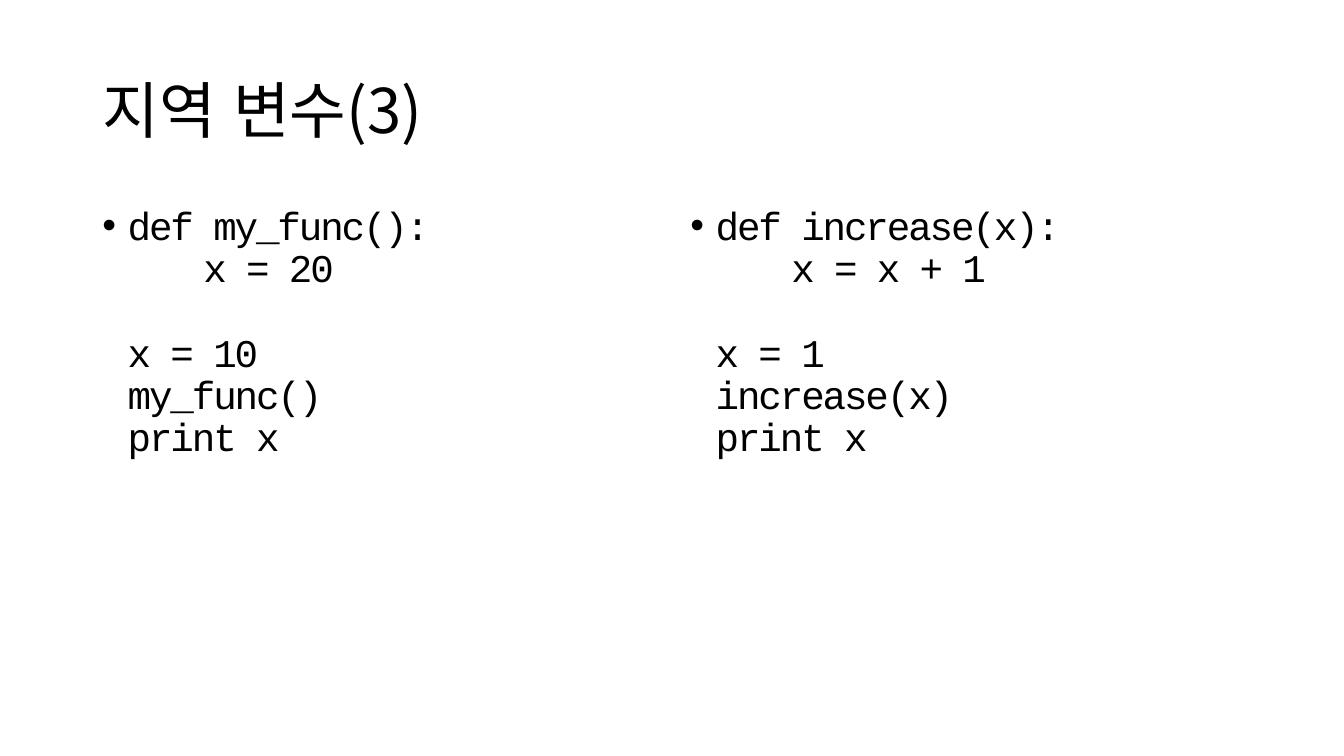
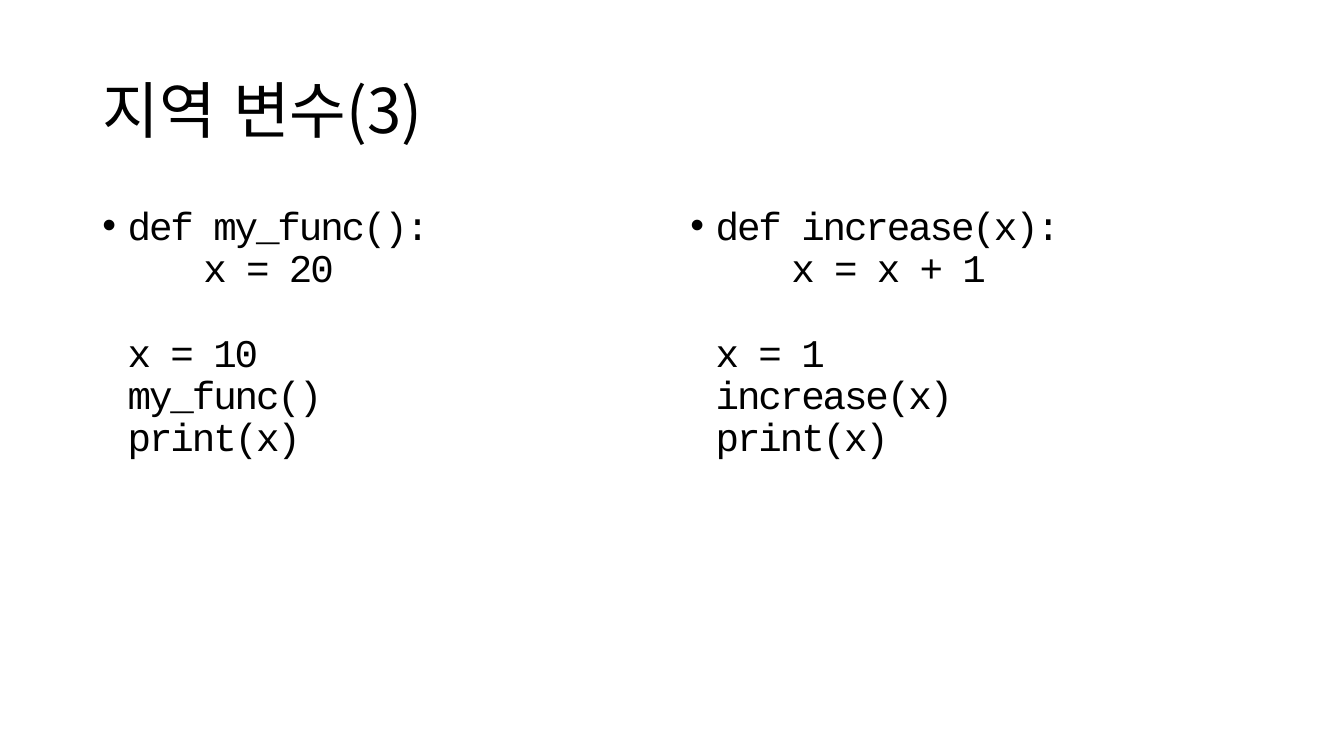
Before and after one commit to ksublee/SPuP, a slide deck: slide 13 of ppt/Python_4_함수.pptx. Drawn at 1344x756 pixels with LibreOffice and Linux fonts; fonts in the diff are those of the drawing. Boxes give left, top, right and bottom in pixels: in the first picture for what was removed or moved away, otherwise in the second. Text is boxed around its words. In the diff, an @@ line names an element or a change of style, - is before the commit and + after.

```diff
--- a/ppt/Python_4_함수.pptx
+++ b/ppt/Python_4_함수.pptx
@@ text at (128, 212, 429, 459): text changed @@
-• def my_func():
-  x = 20
-  x = 10
-  my_func()
-  print x
+• def my_func():
+  x = 20
+  x = 10
+  my_func()
+  print(x)
@@ text at (716, 212, 1060, 459): text changed @@
-• def increase(x):
-  x = x + 1
-  x = 1
-  increase(x)
-  print x
+• def increase(x):
+  x = x + 1
+  x = 1
+  increase(x)
+  print(x)
```
Also in this commit, not shown: 6 other slides changed.
